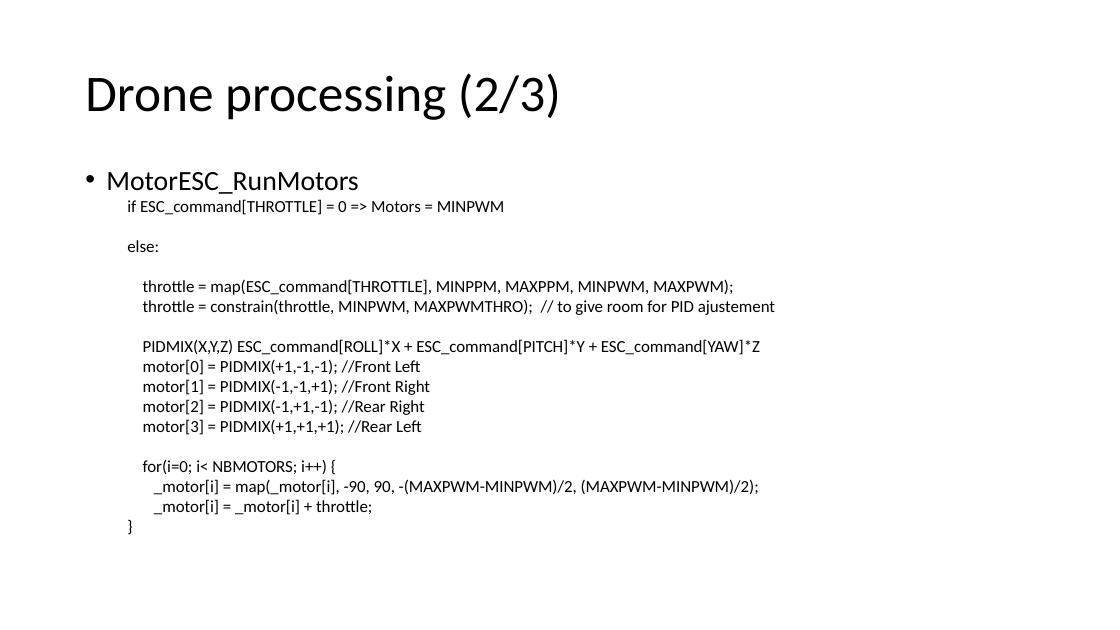
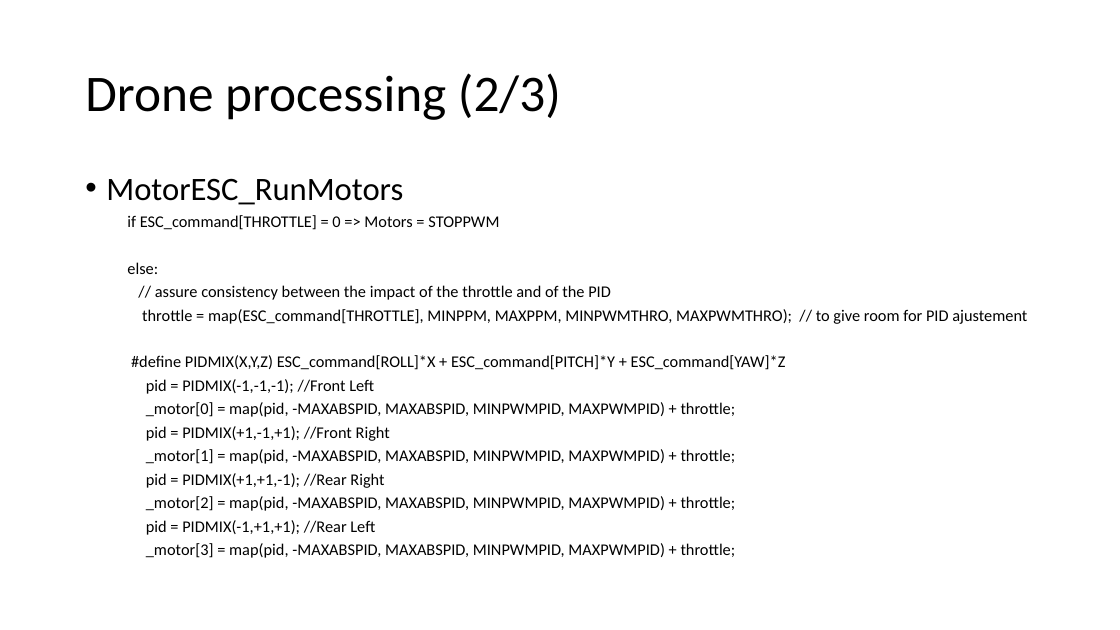
Before and after one commit to RobotEdh/RobotMicroControl, a slide deck: slide 9 of libraries/Diagramm Drone.pptx. Drawn at 1120x630 pixels with LibreOffice and Linux fonts; fonts in the diff are those of the drawing. Boxes give left, top, right and bottom in pixels: in the first picture for what was removed or moved away, otherwise in the second. Text is boxed around its words. In the diff, an @@ line names an element or a change of style, - is before the commit and + after.

```diff
--- a/libraries/Diagramm Drone.pptx
+++ b/libraries/Diagramm Drone.pptx
@@ text at [106,178,403,274]: size 23.8 to 28 pt in "MotorESC_RunMotors"; size 14.4 to 14 pt in "else:"; line spacing 0.7 to 0.9 @@
@@ text at [127,215,499,230]: text changed; size 14.4 to 14 pt @@
-  if ESC_command[THROTTLE] = 0 => Motors = MINPWM
+  if ESC_command[THROTTLE] = 0 => Motors = STOPPWM
@@ text at [131,285,1027,558]: text changed; size 14.4 to 14 pt @@
-  throttle = map(ESC_command[THROTTLE], MINPPM, MAXPPM, MINPWM, MAXPWM);
-  throttle = constrain(throttle, MINPWM, MAXPWMTHRO); // to give room for PID ajustement
-  PIDMIX(X,Y,Z) ESC_command[ROLL]*X + ESC_command[PITCH]*Y + ESC_command[YAW]*Z
-  motor[0] = PIDMIX(+1,-1,-1); //Front Left
-  motor[1] = PIDMIX(-1,-1,+1); //Front Right
-  motor[2] = PIDMIX(-1,+1,-1); //Rear Right
-  motor[3] = PIDMIX(+1,+1,+1); //Rear Left
-  for(i=0; i< NBMOTORS; i++) {
-  _motor[i] = map(_motor[i], -90, 90, -(MAXPWM-MINPWM)/2, (MAXPWM-MINPWM)/2);
-  _motor[i] = _motor[i] + throttle;
-  }
+  // assure consistency between the impact of the throttle and of the PID
+  throttle = map(ESC_command[THROTTLE], MINPPM, MAXPPM, MINPWMTHRO, MAXPWMTHRO); // to give room for PID ajustement
+  #define PIDMIX(X,Y,Z) ESC_command[ROLL]*X + ESC_command[PITCH]*Y + ESC_command[YAW]*Z
+  pid = PIDMIX(-1,-1,-1); //Front Left
+  _motor[0] = map(pid, -MAXABSPID, MAXABSPID, MINPWMPID, MAXPWMPID) + throttle;
+  pid = PIDMIX(+1,-1,+1); //Front Right
+  _motor[1] = map(pid, -MAXABSPID, MAXABSPID, MINPWMPID, MAXPWMPID) + throttle;
+  pid = PIDMIX(+1,+1,-1); //Rear Right
+  _motor[2] = map(pid, -MAXABSPID, MAXABSPID, MINPWMPID, MAXPWMPID) + throttle;
+  pid = PIDMIX(-1,+1,+1); //Rear Left
+  _motor[3] = map(pid, -MAXABSPID, MAXABSPID, MINPWMPID, MAXPWMPID) + throttle;
```
Also in this commit, not shown: 2 other slides changed, 3 other files.
